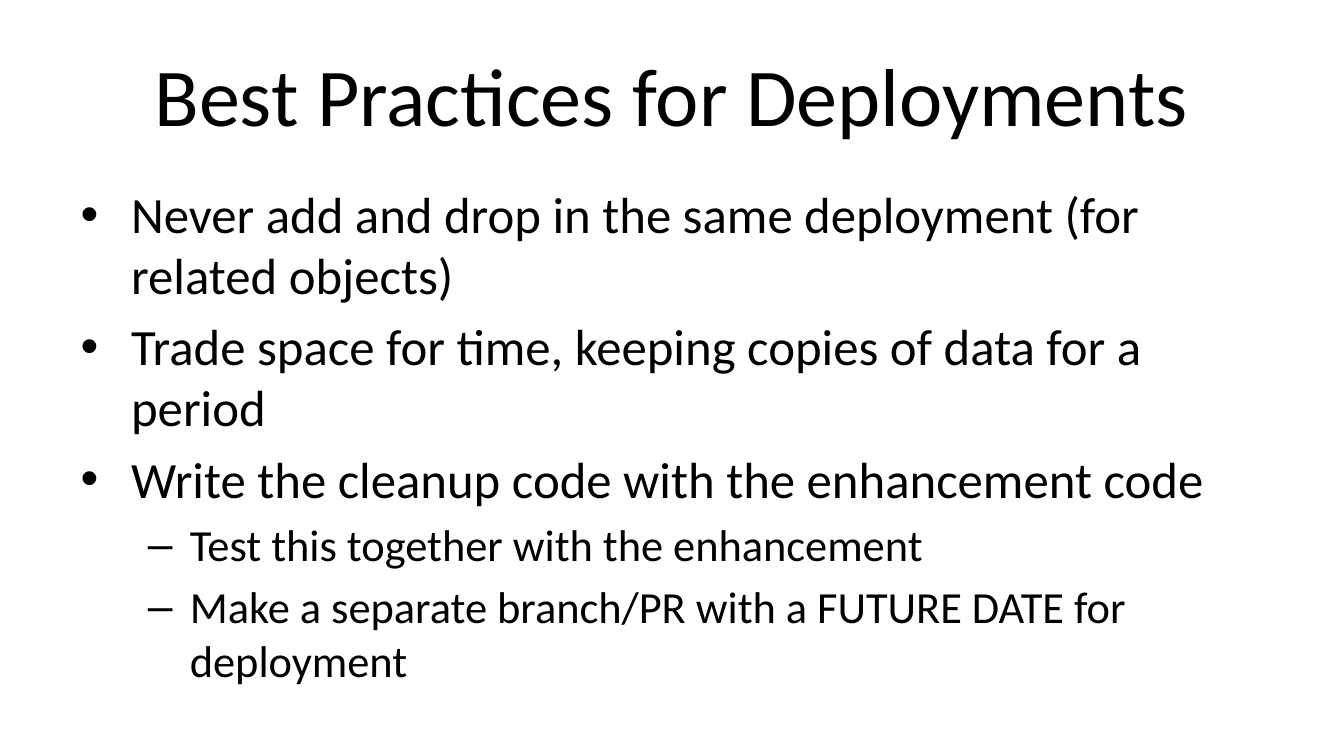
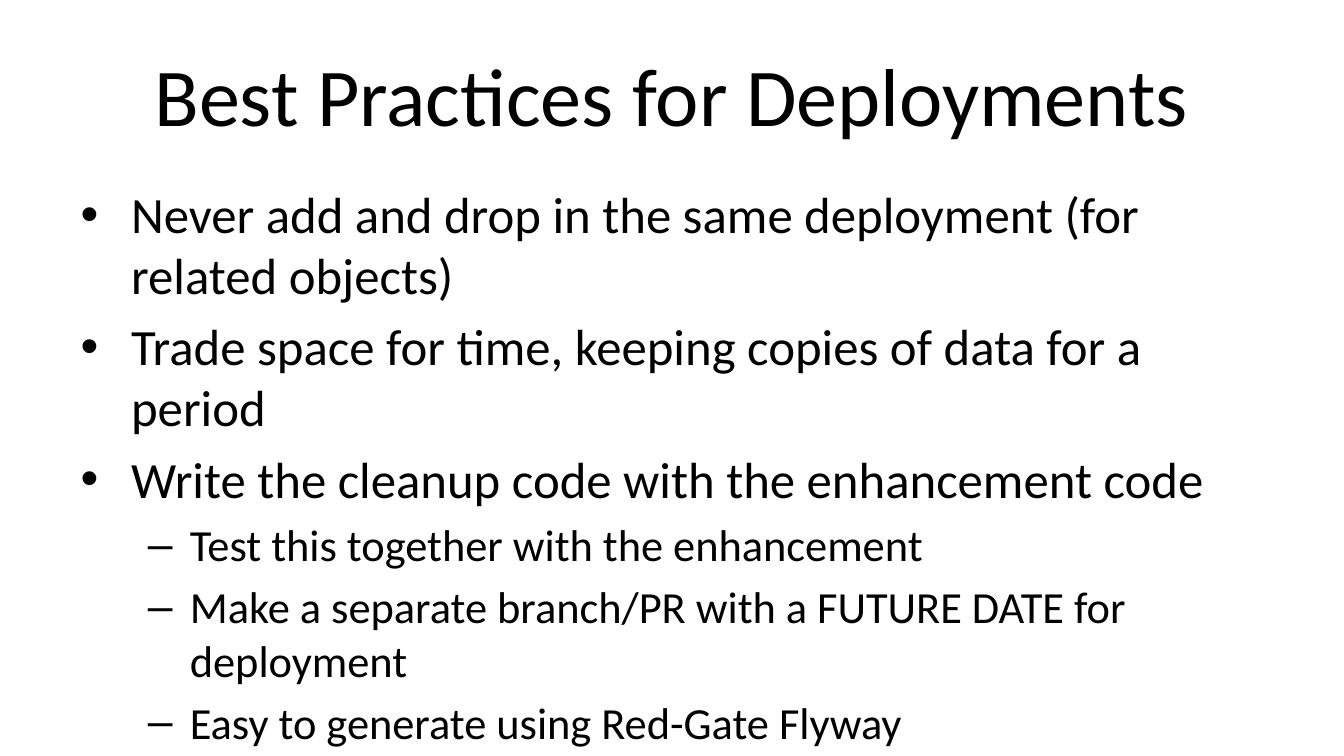
Before and after one commit to way0utwest/ZeroDowntime, a slide deck: slide 36 of ArchitectZeroDowntime.pptx. Drawn at 1344x756 pixels with LibreOffice and Linux fonts; fonts in the diff are those of the drawing; background and template pictures are left out. Boxes give left, top, right and bottom in pixels: in the first picture for what was removed or moved away, otherwise in the second. Text is boxed around its words. In the diff, an @@ line names an element or a change of style, - is before the commit and + after.

```diff
--- a/ArchitectZeroDowntime.pptx
+++ b/ArchitectZeroDowntime.pptx
@@ text at <box>190,708,902,747</box>: paragraph added @@
+  – Easy to generate using Red-Gate Flyway
```
Also in this commit, not shown: 4 other slides changed.
